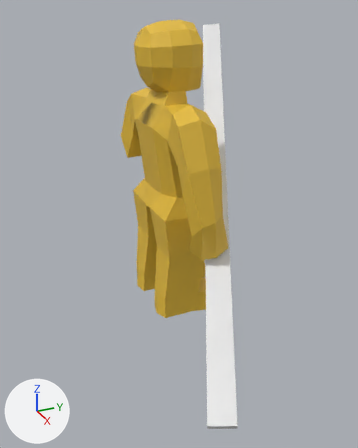
Renders of the glTF model rt/assets/models/brigand.glb from each side of a commit.
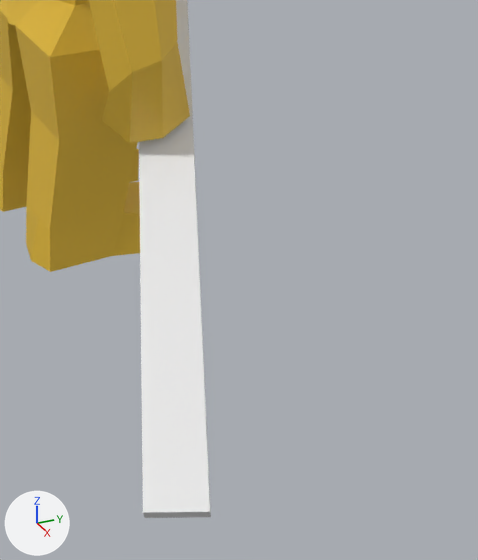
The first picture shows the older version from a 50 mm lens placed at (3.27, -1.66, 2.26), pointed at (0.0, -0.19, 0.63). The close-ups show the older and then the newer version on the part from 40% to 100% of the width and 44% to 100% of the height of that picture. Only the edits that show in the close-ups are written down. The lights are fixed; the arrows at lower left show +X, +Y and +Z. Where no turn or scale is listed for an object, it has been applied to the vertices.
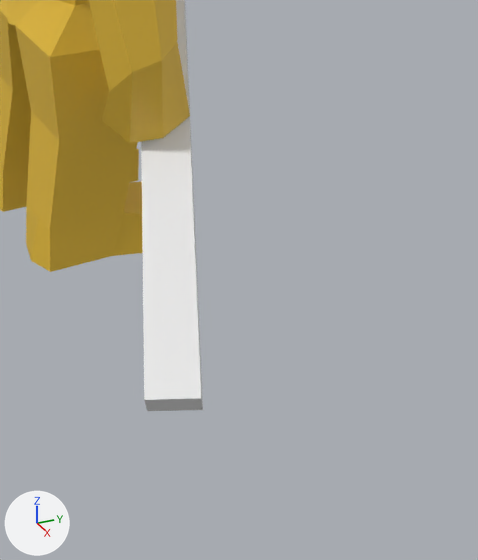
Location of each change, [x1, y1, x2, y2] in pixels of the close-ups (478 x 560 px):
'Cube', rescaled
    before: [139, 0, 211, 518]
    after: [141, 0, 203, 411]

The change, as a diff of the scene's bpy script:
```diff
--- a/rt/assets/models/brigand.glb.py
+++ b/rt/assets/models/brigand.glb.py
@@ ob_cube @@
 ob_cube.rotation_euler = (0.214, -1.039, -0.695)  # degrees (12, -60, -40)
-ob_cube.scale = (0.407, 0.959, 1.38)
+ob_cube.scale = (0.693, 0.859, 1.18)
```
